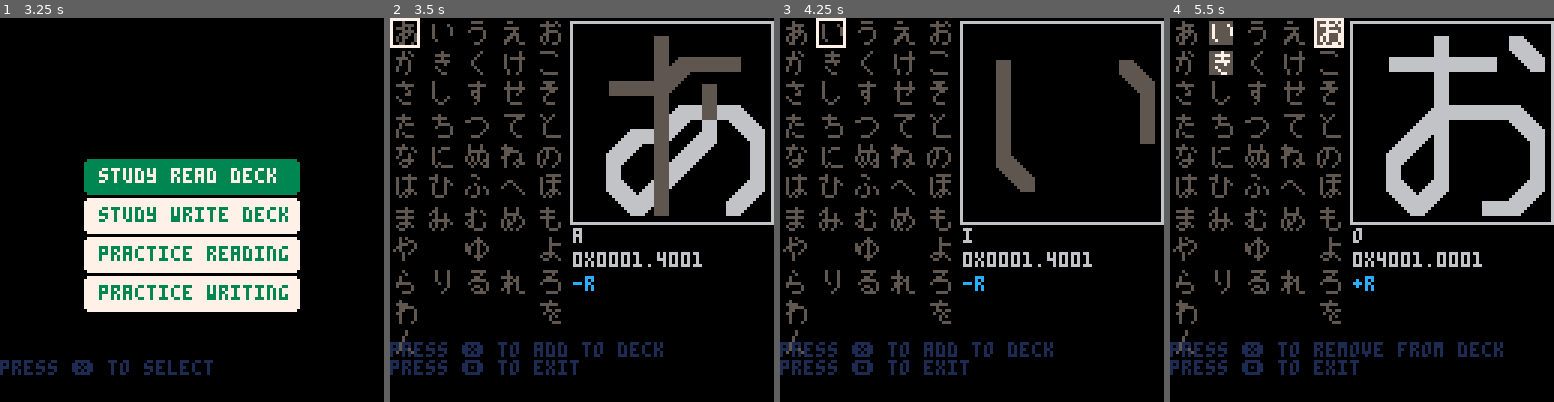
Above: before the commit, frames 1-4 (left to right).
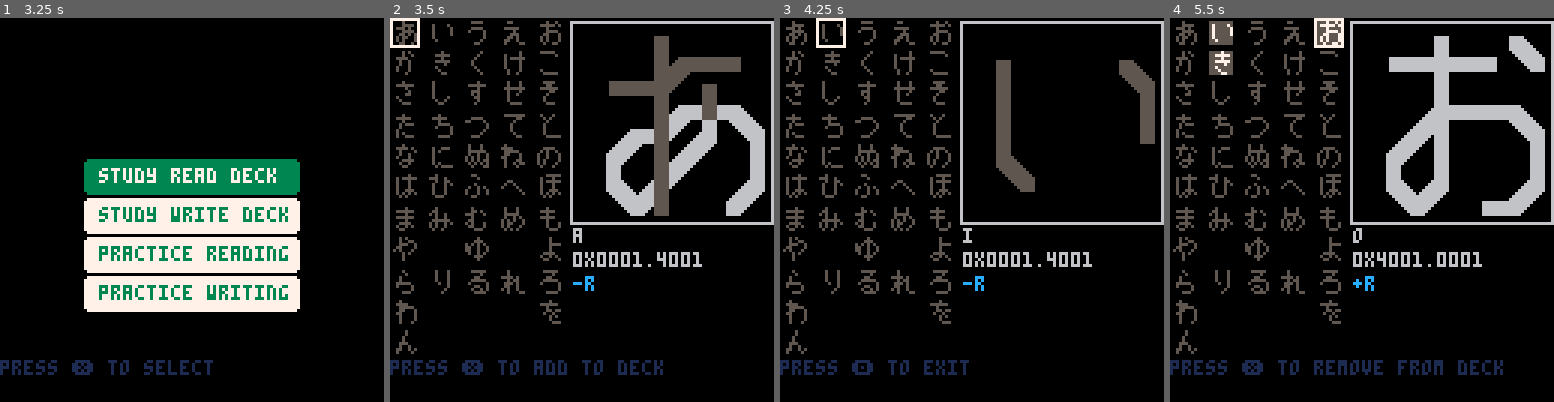
Above: after the commit, the same moments.

Repository: SestrenExsis/KanaPractice
Game: PICO-8 cartridge hiragana.p8
Same seed, same stepped clock (60 frames per second), same inputs: the game is played once before the commit and once after it.
Inputs (mouse positions are in pixels of both pictures, inside the frame that each line leads up to):
- Up to frame 1 (3.25 s): tap O (Z key) at 0.33, 0.7, 1.43, 2.22, 3.1 s; click (69, 121) at 0.67 s; tap X (X key) at 1.07, 2.07, 2.4, 2.73, 3.07 s; click (130, 267) at 1.22 s; click (195, 114) at 1.77 s; hold Left 1.97-2.37 s; click (257, 259) at 2.32 s; hold Down 2.42-2.82 s; click (322, 106) at 2.87 s; hold Right from 2.87 s (still down)
- Up to frame 2 (3.5 s): keep holding Right; tap X (X key) at 3.4 s; click (474, 256) at 3.42 s
- Up to frame 3 (4.25 s): release Right at 3.53 s; hold Up 3.58-4.08 s; tap X (X key) at 3.73, 4.07 s; click (925, 102) at 3.97 s; tap O (Z key) at 3.98 s; hold Right from 4.13 s (still down)
- Up to frame 4 (5.5 s): tap X (X key) every 0.33 s from 4.4 to 5.4 s; click (1381, 248) at 4.52 s; release Right at 4.53 s; hold Down 4.58-5.08 s; tap O (Z key) at 4.87 s; click (1442, 94) at 5.07 s; hold Left from 5.13 s (still down)

Frame 1 is identical in both runs. In frame 2, 1.6% of the frame differs, in the area x 0-72%, y 84-93%; in frame 3, 1.1%; in frame 4, 2.2%, in the area x 0-87%, y 84-93%.

Commit message:
Add messages to study screen

Diff:
--- a/hiragana.p8
+++ b/hiragana.p8
@@ -455,8 +455,9 @@
 
 function drawhint()
 	if #_hints>0 then
+		local i=1+(flr(t())%#_hints)
 		cursor(0,114,1)
-		print(_hints[1])
+		print(_hints[i])
 	end
 end
 
@@ -659,8 +660,12 @@
 	_cols=5
 	_rows=11
 	_sk=nil -- selected kana
+	_msgs={}
+	_msgs["xit"]="press 🅾️ to exit"
+	_msgs["add"]="press ❎ to add to deck"
+	_msgs["del"]="press ❎ to remove from deck"
 	_hints={
-		"press 🅾️ to exit"
+		_msgs["xit"]
 	}
 end
 
@@ -677,6 +682,23 @@
 		dset(_sk.index,enmem(_sk))
 	end
 	if (btnp(🅾️)) initmenu()
+	if _sk==nil then
+		if #_hints>1 then
+			_hints[#_hints]=nil
+		end
+	elseif _sk.read then
+		if #_hints>1 then
+			_hints[2]=_msgs["del"]
+		else
+			add(_hints,_msgs["del"])
+		end
+	else
+		if #_hints>1 then
+			_hints[2]=_msgs["add"]
+		else
+			add(_hints,_msgs["add"])
+		end
+	end
 end
 
 function drawreaddeck()
@@ -726,14 +748,6 @@
 		print(act.."r",61,86,12)
 		for i=1,#mt.rh do
 			print(mt.rh[i],65+4*i,86,6)
-		end
-		cursor(0,108,1)
-		if _sk==nil then
-			print("")
-		elseif _sk.read then
-			print("press ❎ to remove from deck")
-		else
-			print("press ❎ to add to deck")
 		end
 	end
 	drawhint()
